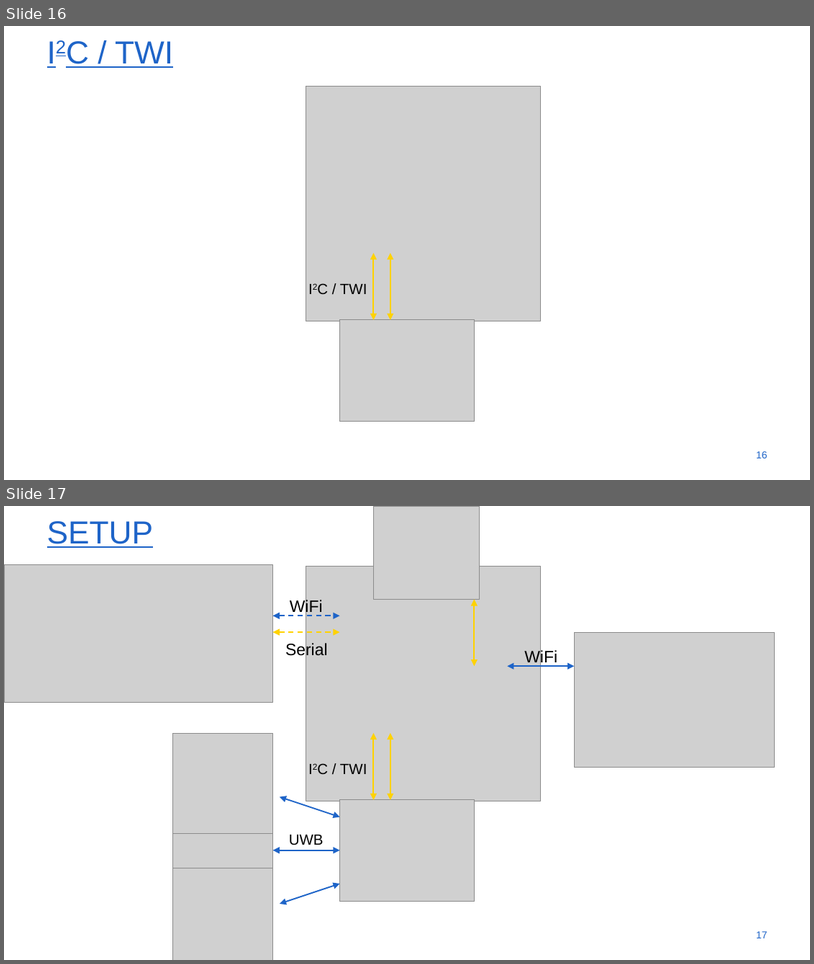
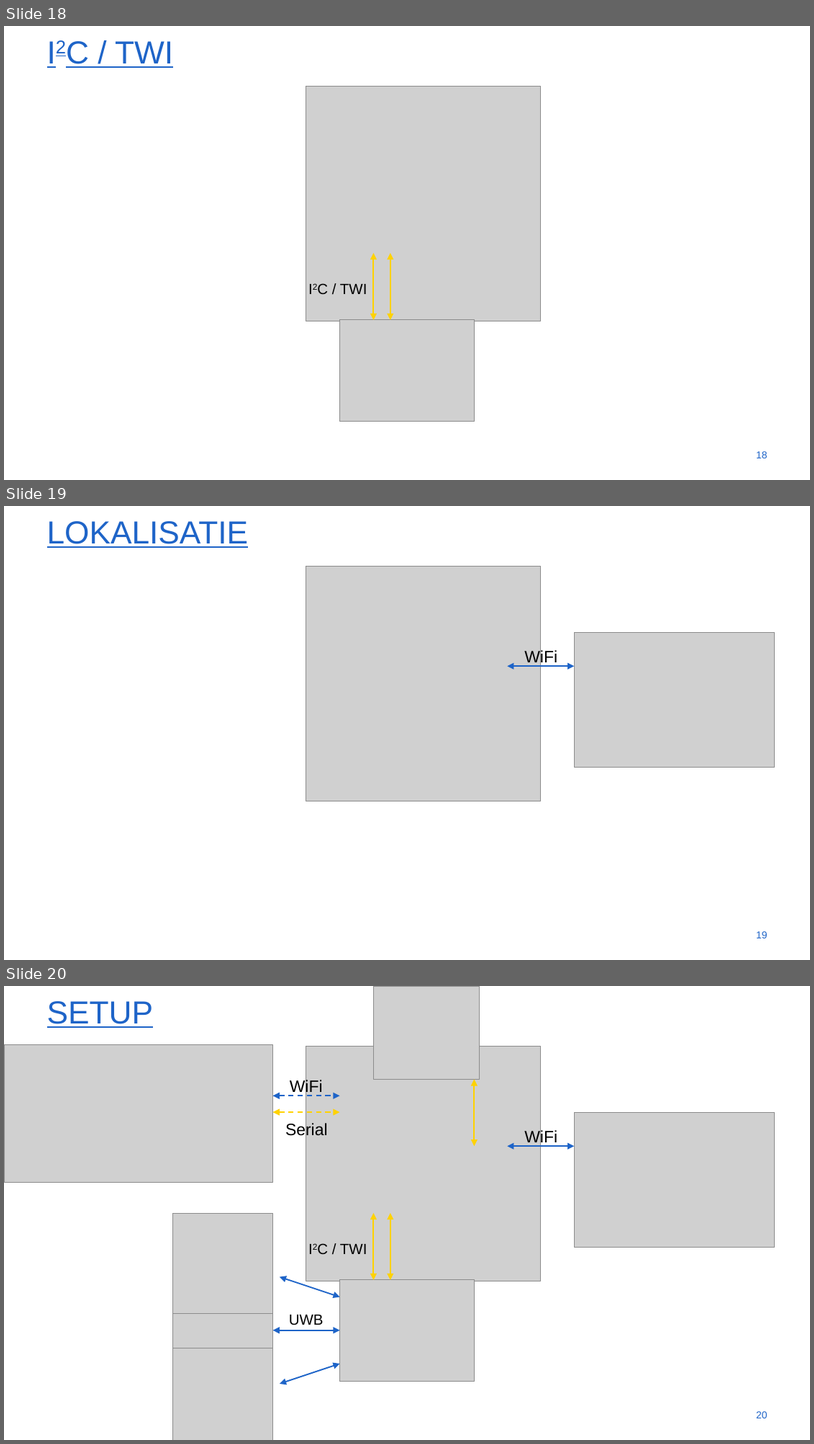
Before and after one commit to gartangh/Cross-Curricular-Project, a slide deck: VOP_Voorraadbeheer_Presentatie_1.pptx. Shown one above the other, each under a label of ours: slides 16 and 17 before the commit, slides 18, 19 and 20 after it. The pictures are 814x964 and 814x1444 pixels, drawn with LibreOffice and Linux fonts; fonts in the diff are those of the drawing; grey boxes stand for pictures; background and template pictures are left out. Boxes give left, top, right and bottom in pixels: in the first picture for what was removed or moved away, otherwise in the second. Text is boxed around its words. In the diff, an @@ line names an element or a change of style, - is before the commit and + after.

```diff
--- a/VOP_Voorraadbeheer_Presentatie_1.pptx
+++ b/VOP_Voorraadbeheer_Presentatie_1.pptx
@@ slide 19 added at bbox=[4, 506, 810, 960], background #FFFFFF @@
@@ title added at bbox=[47, 521, 249, 548], 54 pt, text #1E64C8, underline @@
+LOKALISATIE
@@ picture added at bbox=[306, 566, 540, 800] @@
@@ picture added at bbox=[574, 633, 774, 767] @@
@@ text added at bbox=[525, 649, 558, 666], 28 pt, text #000000 @@
+WiFi
@@ double arrow added from (507, 666) to (574, 666), #1E64C8 2.25 pt @@
@@ page number added at bbox=[756, 931, 768, 938], 17.1 pt, text #1E64C8 @@
+19
@@ what was slide 16 is now slide 18 @@
@@ what was slide 17 is now slide 20 @@
@@ page number at bbox=[756, 1411, 768, 1418]: text changed @@
-17
+20
```
Also in this commit, not shown: 2 slides changed, 2 other slides added.
